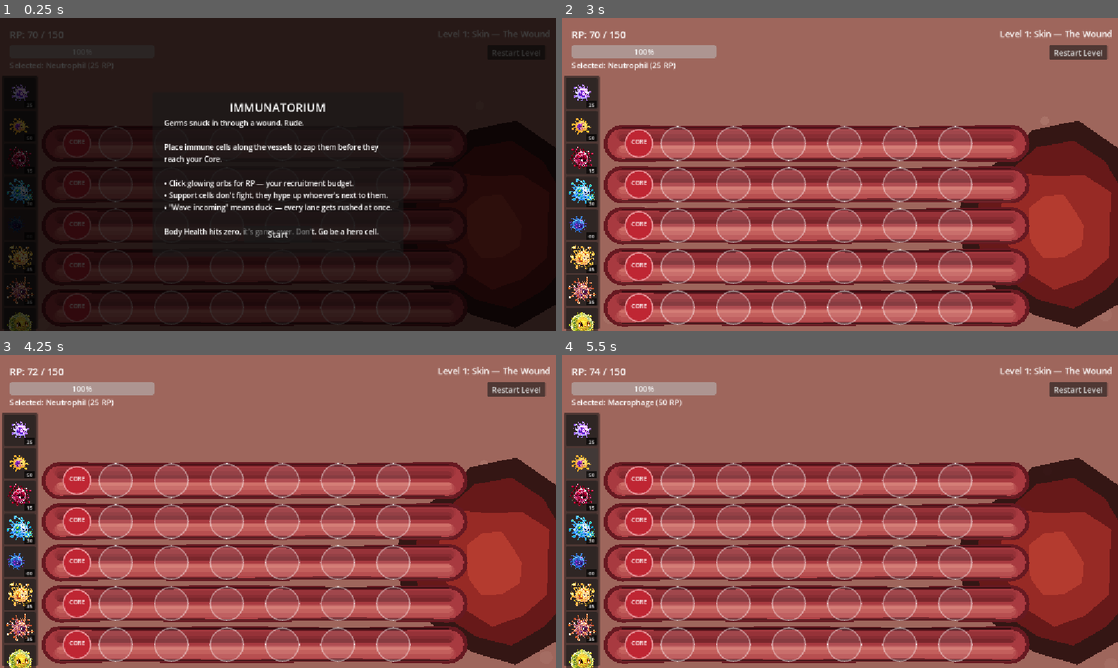
Above: before the commit, frames 1-4 (two rows, left to right).
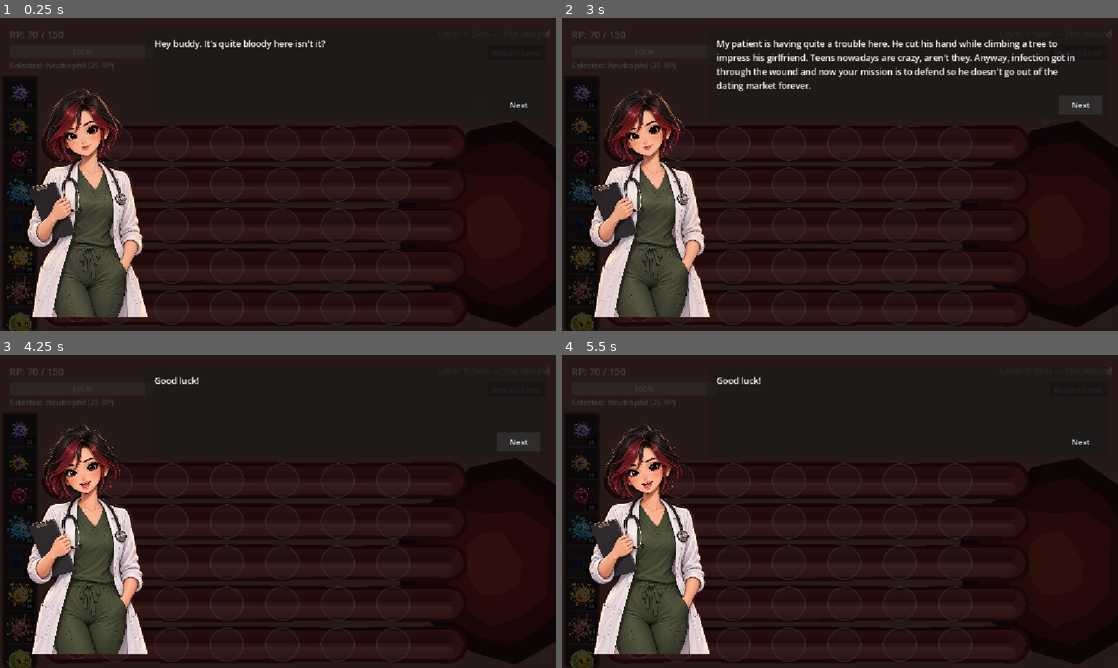
Above: after the commit, the same moments.

Repository: Monika0414/Immunatorium
Game: Godot game, scene res://scenes/Main.tscn
Same seed, same stepped clock (60 frames per second), same inputs: the game is played once before the commit and once after it.
Inputs (mouse positions are in pixels of both pictures, inside the frame that each line leads up to):
- Up to frame 1 (0.25 s): no input
- Up to frame 2 (3 s): click "Restart Level" at 0.5 s; click "Restart Level" at 1.25 s; click "Restart Level" at 2 s; click "Start" (after the commit: "Next") at 2.75 s
- Up to frame 3 (4.25 s): click (517, 442) at 3.5 s, where only the run after the commit has a clickable "Next"
- Up to frame 4 (5.5 s): click "25" at 4.25 s; click "50" at 5 s

The runs differ from the first frame. In frame 1, 13% of the frame differs, in the area x 4-95%, y 6-96%; in frame 2, 100%; in frame 3, 100%; in frame 4, 100%, in the area x 0-100%, y 0-100%.

Commit message:
Add doctor intro dialogue with talking animation

Diff:
--- a/scenes/Main.tscn
+++ b/scenes/Main.tscn
@@ -5,6 +5,7 @@
 [ext_resource type="Script" path="res://scripts/ambient_particles.gd" id="3"]
 [ext_resource type="Script" path="res://scripts/aura_ring.gd" id="4"]
 [ext_resource type="Script" path="res://scripts/wound_shape.gd" id="5"]
+[ext_resource type="Texture2D" path="res://art/characters/doctor_idle.png" id="6"]
 
 [node name="Main" type="Node2D"]
 script = ExtResource("1")
@@ -128,46 +129,36 @@
 mouse_filter = 0
 color = Color(0, 0, 0, 0.75)
 
+[node name="DoctorSprite" type="TextureRect" parent="IntroLayer"]
+offset_left = 16.0
+offset_top = 140.0
+offset_right = 336.0
+offset_bottom = 620.0
+texture = ExtResource("6")
+
 [node name="Panel" type="Panel" parent="IntroLayer"]
-offset_left = 316.0
-offset_top = 154.0
-offset_right = 836.0
-offset_bottom = 494.0
-mouse_filter = 0
-
-[node name="TitleLabel" type="Label" parent="IntroLayer/Panel"]
-offset_left = 16.0
-offset_top = 14.0
-offset_right = 504.0
-offset_bottom = 48.0
-theme_override_font_sizes/font_size = 24
-horizontal_alignment = 1
-text = "IMMUNATORIUM"
+offset_left = 300.0
+offset_top = 24.0
+offset_right = 1130.0
+offset_bottom = 210.0
+mouse_filter = 0
 
 [node name="RulesLabel" type="Label" parent="IntroLayer/Panel"]
-offset_left = 24.0
-offset_top = 52.0
-offset_right = 496.0
-offset_bottom = 260.0
-theme_override_font_sizes/font_size = 15
+offset_left = 20.0
+offset_top = 16.0
+offset_right = 790.0
+offset_bottom = 140.0
+theme_override_font_sizes/font_size = 18
 autowrap_mode = 3
-text = "Germs snuck in through a wound. Rude.
-
-Place immune cells along the vessels to zap them before they reach your Core.
-
-• Click glowing orbs for RP — your recruitment budget.
-• Support cells don't fight, they hype up whoever's next to them.
-• \"Wave incoming\" means duck — every lane gets rushed at once.
-
-Body Health hits zero, it's game over. Don't. Go be a hero cell."
+text = "Hey buddy. It's quite bloody here isn't it?"
 
 [node name="StartButton" type="Button" parent="IntroLayer/Panel"]
-offset_left = 190.0
-offset_top = 276.0
-offset_right = 330.0
-offset_bottom = 312.0
-theme_override_font_sizes/font_size = 18
-text = "Start"
+offset_left = 730.0
+offset_top = 136.0
+offset_right = 820.0
+offset_bottom = 176.0
+theme_override_font_sizes/font_size = 16
+text = "Next"
 
 [node name="GameOverLayer" type="CanvasLayer" parent="."]
 layer = 10
--- a/scripts/main.gd
+++ b/scripts/main.gd
@@ -14,7 +14,9 @@
 @onready var level_label: Label = $UI/LevelLabel
 @onready var field_note_label: Label = $UI/FieldNoteLabel
 @onready var intro_layer: CanvasLayer = $IntroLayer
-@onready var start_button: Button = $IntroLayer/Panel/StartButton
+@onready var intro_next_button: Button = $IntroLayer/Panel/StartButton
+@onready var intro_dialogue_label: Label = $IntroLayer/Panel/RulesLabel
+@onready var doctor_sprite: TextureRect = $IntroLayer/DoctorSprite
 @onready var game_over_layer: CanvasLayer = $GameOverLayer
 @onready var game_over_title: Label = $GameOverLayer/Panel/TitleLabel
 @onready var game_over_subtitle: Label = $GameOverLayer/Panel/SubtitleLabel
@@ -32,6 +34,22 @@
 var active_orbs: Array = []
 
 var defender_cards: Array = []  # [{"btn": Button, "cost": int}, ...] — built once in _build_defender_bar()
+
+# Intro dialogue (spec: doctor greets the player over 3 lines, "Next" advances
+# each one, and the final "Next" click both closes the intro and starts the
+# level — there's no separate "Start" button/label).
+const DOCTOR_LINES: Array[String] = [
+	"Hey buddy. It's quite bloody here isn't it?",
+	"My patient is having quite a trouble here. He cut his hand while climbing a tree to impress his girlfriend. Teens nowadays are crazy, aren't they. Anyway, infection got in through the wound and now your mission is to defend so he doesn't go out of the dating market forever.",
+	"Good luck!",
+]
+var intro_line_index: int = 0
+
+const DOCTOR_IDLE_TEXTURE: Texture2D = preload("res://art/characters/doctor_idle.png")
+const DOCTOR_TALK_TEXTURE: Texture2D = preload("res://art/characters/doctor_talk.png")
+const DOCTOR_TALK_FRAME_TIME: float = 0.28
+var _doctor_talk_timer: float = 0.0
+var _doctor_mouth_open: bool = false
 
 # One entry per recruitable defender. Level 1's whole roster; adding a new
 # one later is a single line here (no new Main.tscn node needed — the icon
@@ -95,7 +113,11 @@
 
 	$UI/Level1Button.pressed.connect(_load_level.bind(1))
 	retry_button.pressed.connect(_load_level.bind(1))
-	start_button.pressed.connect(_on_start_pressed)
+	intro_next_button.pressed.connect(_on_intro_next_pressed)
+
+	doctor_sprite.expand_mode = TextureRect.EXPAND_FIT_HEIGHT_PROPORTIONAL
+	doctor_sprite.stretch_mode = TextureRect.STRETCH_KEEP_ASPECT_CENTERED
+	intro_dialogue_label.text = DOCTOR_LINES[0]
 
 	_create_slot_buttons()
 	game_over = true  # paused behind the intro popup until Start is pressed
@@ -197,6 +219,24 @@
 		entry.btn.modulate = Color.WHITE if affordable else Color(0.42, 0.42, 0.42)
 
 
+## Cheap "is she talking" cel-swap: alternates idle/talk textures on a fixed
+## interval for as long as the intro dialogue is on screen.
+func _update_doctor_talk_cycle(delta: float) -> void:
+	_doctor_talk_timer += delta
+	if _doctor_talk_timer >= DOCTOR_TALK_FRAME_TIME:
+		_doctor_talk_timer = 0.0
+		_doctor_mouth_open = not _doctor_mouth_open
+		doctor_sprite.texture = DOCTOR_TALK_TEXTURE if _doctor_mouth_open else DOCTOR_IDLE_TEXTURE
+
+
+func _on_intro_next_pressed() -> void:
+	intro_line_index += 1
+	if intro_line_index < DOCTOR_LINES.size():
+		intro_dialogue_label.text = DOCTOR_LINES[intro_line_index]
+	else:
+		_on_start_pressed()
+
+
 func _on_start_pressed() -> void:
 	intro_layer.visible = false
 	_load_level(1)
@@ -229,6 +269,7 @@
 	total_overkill = 0.0
 
 	for l in lanes:
+		l.set_process(true)  # undo the freeze _end_game() applies on win/loss
 		l.reset()
 
 	for orb in active_orbs.duplicate():
@@ -359,6 +400,9 @@
 
 
 func _process(delta: float) -> void:
+	if intro_layer.visible:
+		_update_doctor_talk_cycle(delta)
+
 	if game_over:
 		return
 
@@ -572,6 +616,12 @@
 
 func _end_game(won: bool) -> void:
 	game_over = true
+	# Stop combat resolution outright — game_over alone only gates spawning
+	# (see the checks below in _process), but Lane._process() drives its own
+	# movement/attacks every frame regardless, so without this, enemies kept
+	# advancing and defenders kept fighting behind the game-over popup.
+	for l in lanes:
+		l.set_process(false)
 	if won:
 		var result: Dictionary = _compute_efficiency_grade()
 		game_over_title.text = "LEVEL COMPLETE!"
Binary file added: art/characters/doctor_idle.png
Not shown, added: art/characters/doctor_idle.png.import
Binary file added: art/characters/doctor_talk.png
Not shown, added: art/characters/doctor_talk.png.import
Not shown, changed: docs/index.html
Not shown, changed: docs/index.pck
